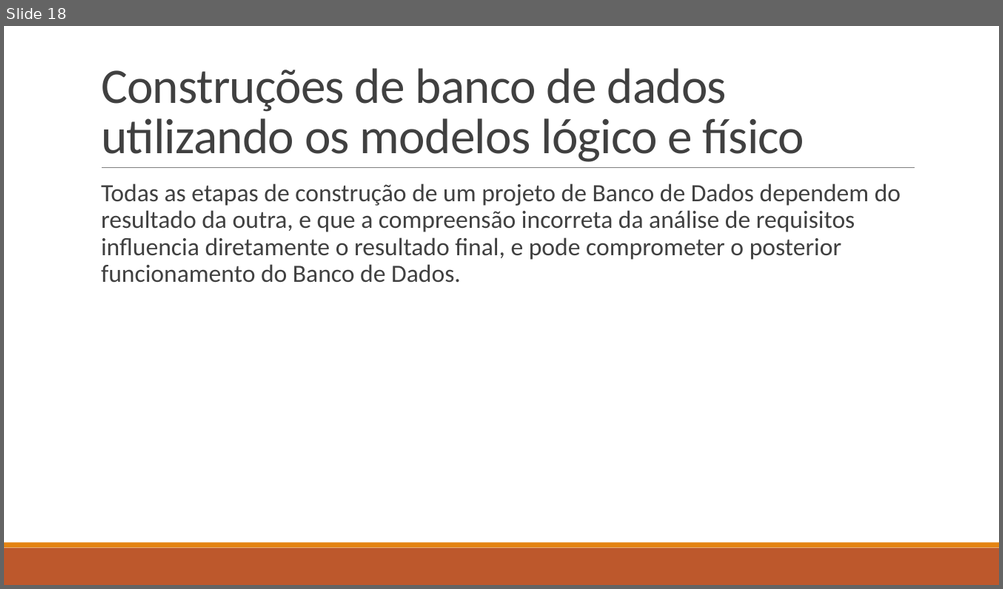
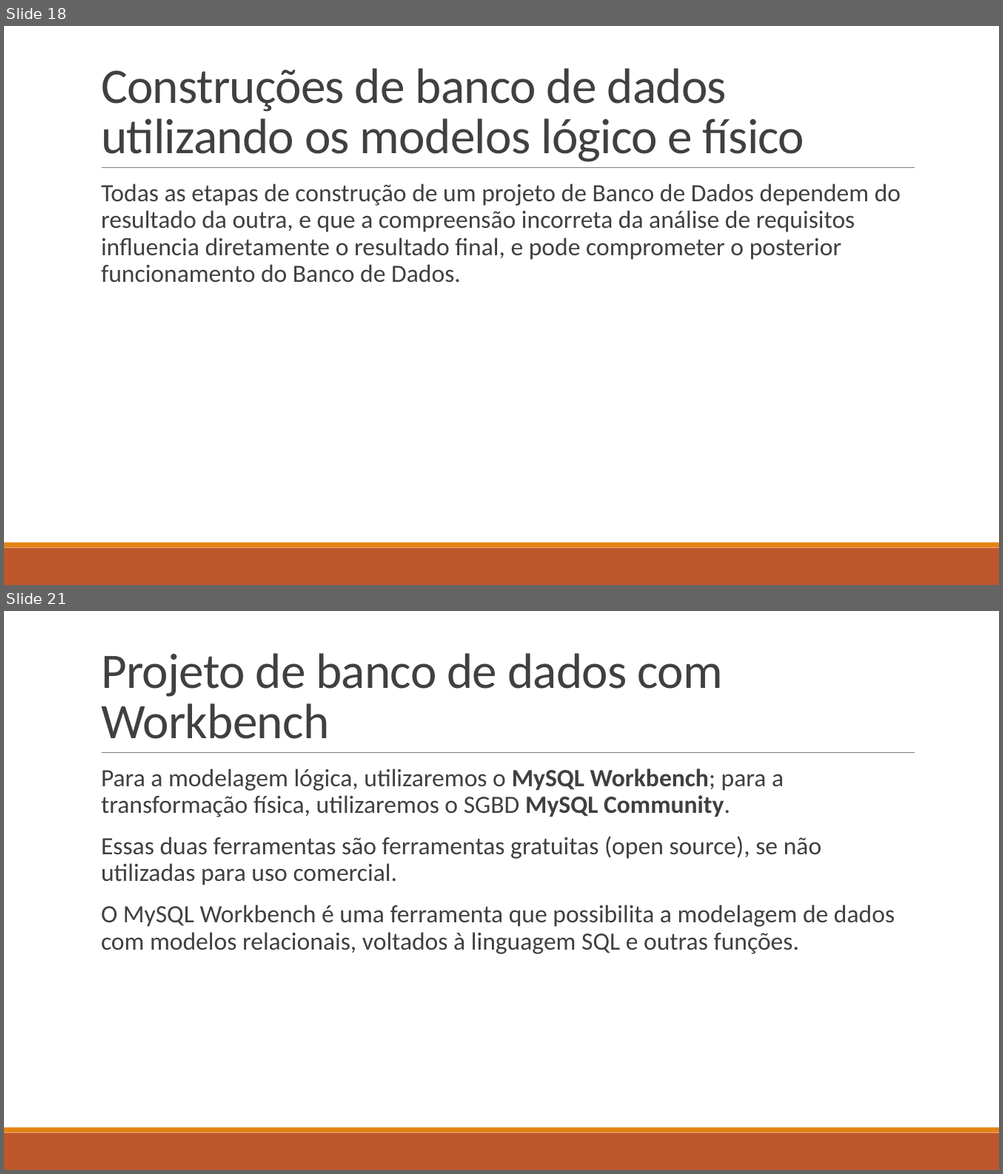
Before and after one commit to LucasHerculanoAmaro/Minhas-Aulas, a slide deck: Euripedes Simões de Paula/Banco de Dados/Aula 9/Projeto de Banco de Dados.pptx. Shown one above the other, each under a label of ours: slide 18 before the commit, slides 18 and 21 after it; the slides between them are not shown. The pictures are 1003x589 and 1003x1174 pixels, drawn with LibreOffice and Linux fonts; fonts in the diff are those of the drawing. Boxes give left, top, right and bottom in pixels: in the first picture for what was removed or moved away, otherwise in the second. Text is boxed around its words. In the diff, an @@ line names an element or a change of style, - is before the commit and + after.

Commit message:
atualizando a aula 9 de Banco de Dados

```diff
--- a/Euripedes Simões de Paula/Banco de Dados/Aula 9/Projeto de Banco de Dados.pptx
+++ b/Euripedes Simões de Paula/Banco de Dados/Aula 9/Projeto de Banco de Dados.pptx
@@ slide 21 added at (4, 611, 999, 1170), background #FFFFFF; not listed: 3 template elements that a slide beside it also shows @@
@@ title added at (101, 653, 722, 739), 48 pt, text #404040 @@
+Projeto de banco de dados com Workbench
@@ text added at (101, 769, 894, 954), 24 pt, text #404040 @@
+  Para a modelagem lógica, utilizaremos o MySQL Workbench; para a transformação física, utilizaremos o SGBD MySQL Community.
+  Essas duas ferramentas são ferramentas gratuitas (open source), se não utilizadas para uso comercial.
+  O MySQL Workbench é uma ferramenta que possibilita a modelagem de dados com modelos relacionais, voltados à linguagem SQL e outras funções.
```
Also in this commit, not shown: 7 other slides added, 2 other files.
